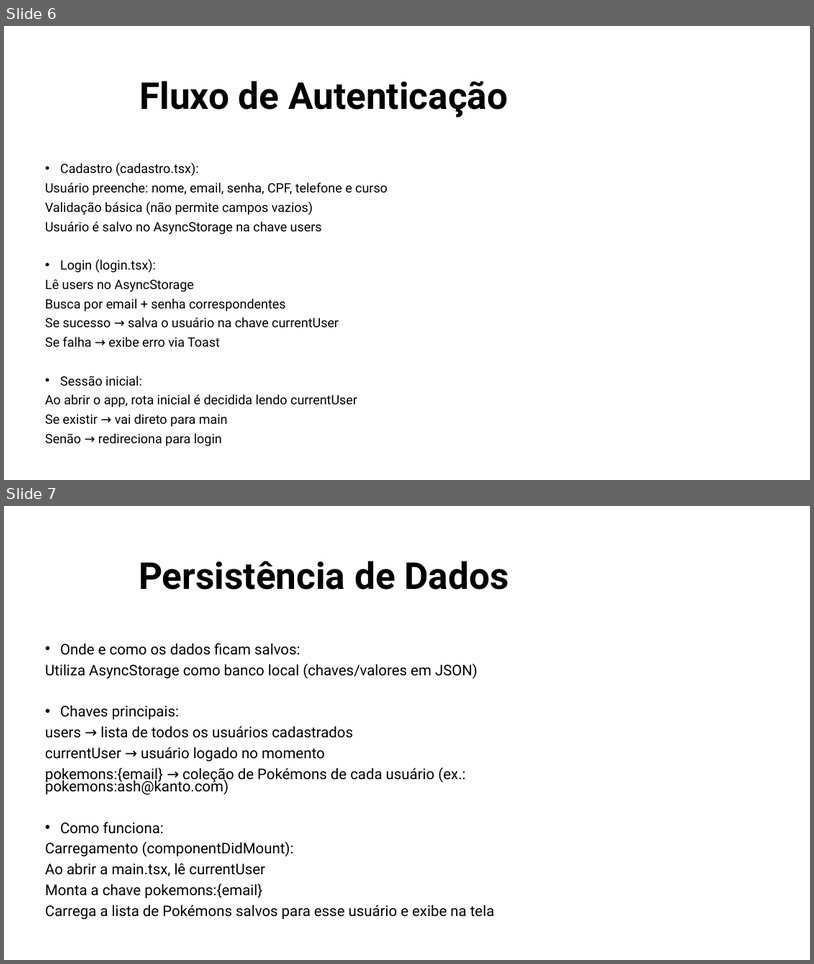
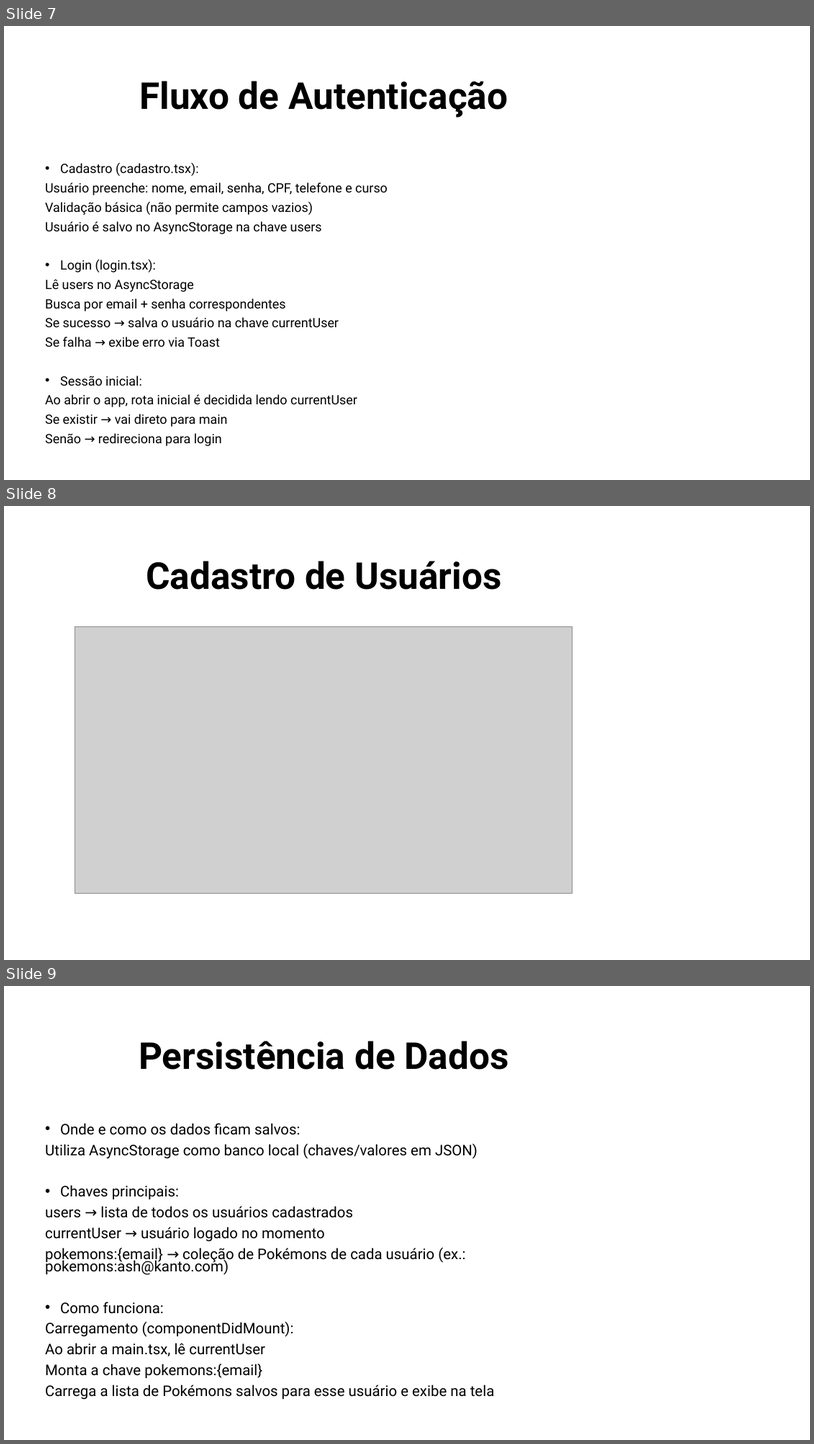
Before and after one commit to gpessoni/Fatec-DesenvolvimentoMobile-1, a slide deck: apresentacao/Pokédex DSM.pptx. Shown one above the other, each under a label of ours: slides 6 and 7 before the commit, slides 7, 8 and 9 after it. The pictures are 814x964 and 814x1444 pixels, drawn with LibreOffice and Linux fonts; fonts in the diff are those of the drawing; grey boxes stand for pictures; background and template pictures are left out. Boxes give left, top, right and bottom in pixels: in the first picture for what was removed or moved away, otherwise in the second. Text is boxed around its words. In the diff, an @@ line names an element or a change of style, - is before the commit and + after.

```diff
--- a/apresentacao/Pokédex DSM.pptx
+++ b/apresentacao/Pokédex DSM.pptx
@@ slide 8 added at bbox=[4, 506, 810, 960], background picture (left out) @@
@@ title added at bbox=[146, 561, 502, 590], 44 pt, text #000000, bold @@
+Cadastro de Usuários
@@ picture added at bbox=[75, 626, 573, 893] @@
@@ what was slide 6 is now slide 7 @@
@@ what was slide 7 is now slide 9 @@
```
Also in this commit, not shown: 1 slide changed, 1 other slide added, 3 other files.
